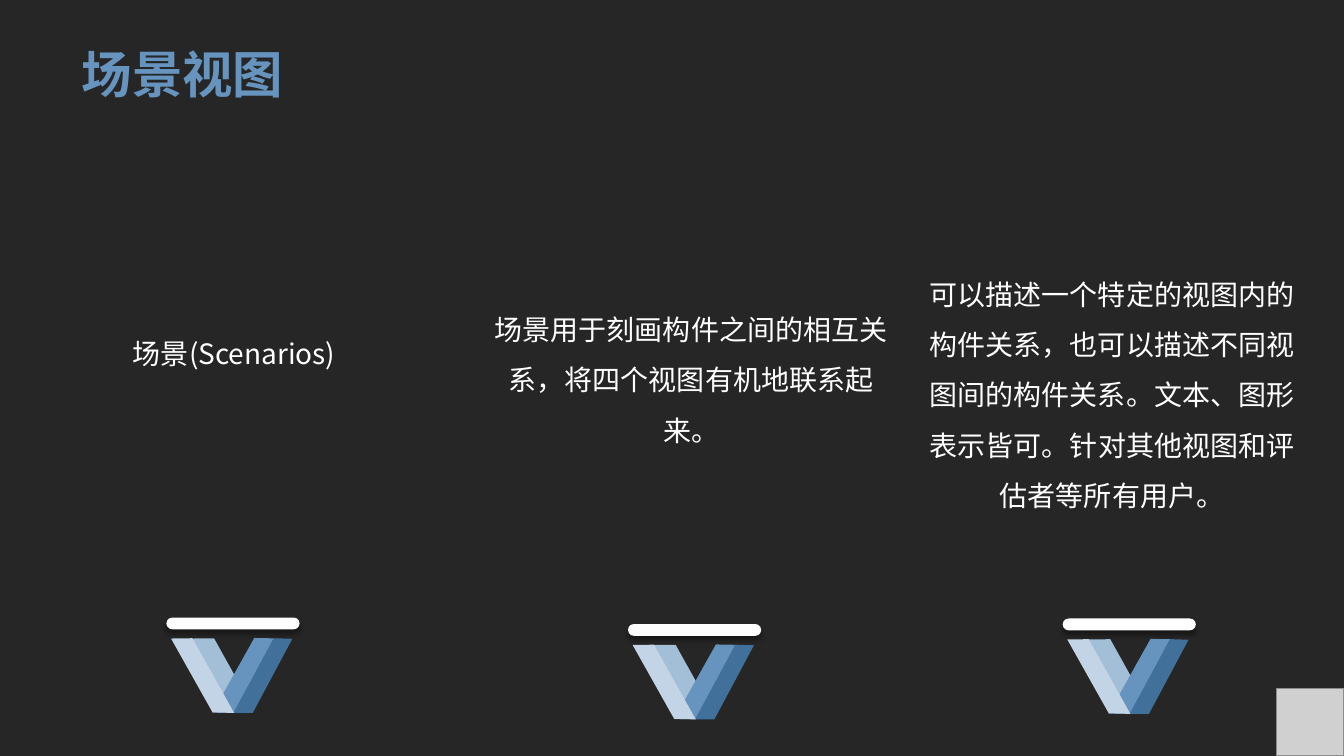
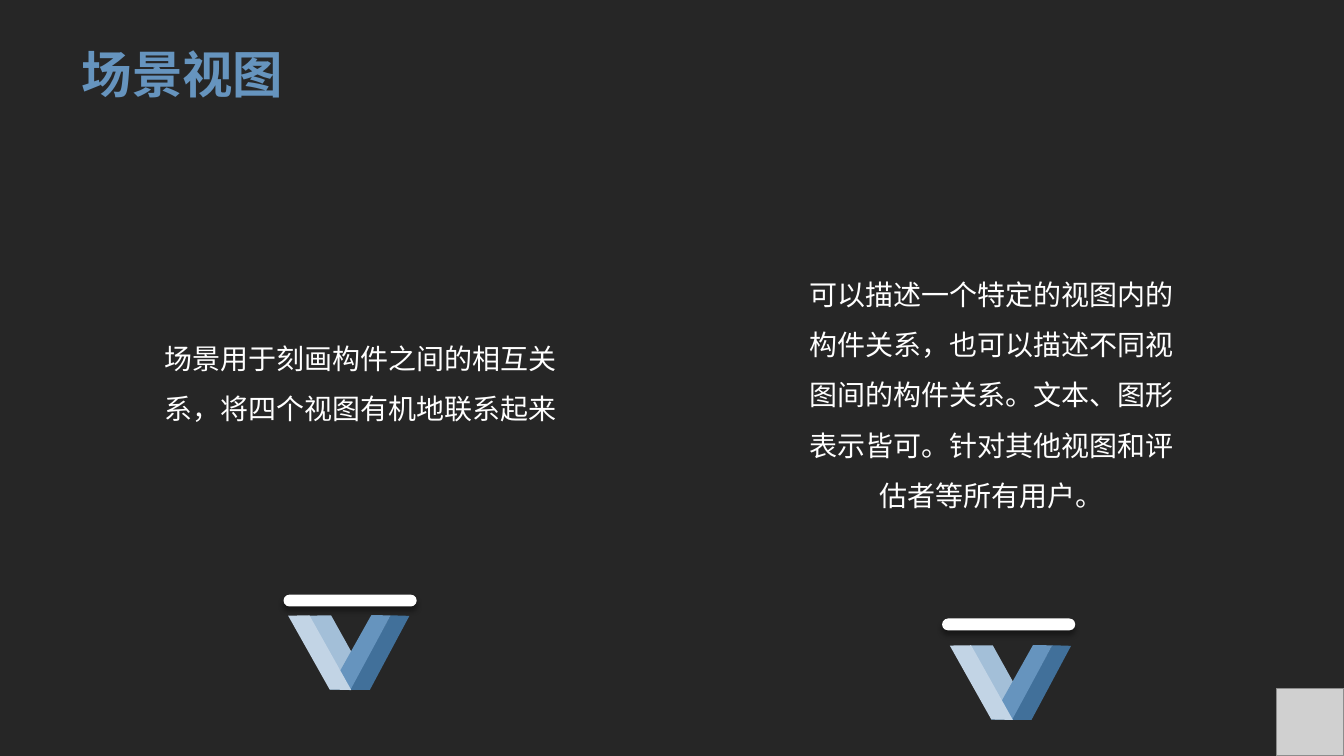
Before and after one commit to ToryXu0407/Project_yc, a slide deck: slide 17 of 翻转课堂/翻转课堂4+1View.pptx. Drawn at 1344x756 pixels with LibreOffice and Linux fonts; fonts in the diff are those of the drawing; grey boxes stand for pictures. Boxes give left, top, right and bottom in pixels: in the first picture for what was removed or moved away, otherwise in the second. Text is boxed around its words. In the diff, an @@ line names an element or a change of style, - is before the commit and + after.

```diff
--- a/翻转课堂/翻转课堂4+1View.pptx
+++ b/翻转课堂/翻转课堂4+1View.pptx
@@ text "可以描述一个特定的视图内的构件关系，也可以描述不同视图间的构件关系。文本、图形表示皆可。针对其他视图和评估者等所有用户。": place and size @@
-text "可以描述一个特定的视图内的构件关系，也可以描述不同视图间的构件关系。文本、图形表示皆可。针对其他视图和评估者等所有用户。" at [930, 281, 1295, 509]
+text "可以描述一个特定的视图内的构件关系，也可以描述不同视图间的构件关系。文本、图形表示皆可。针对其他视图和评估者等所有用户。" at [809, 281, 1174, 509]
@@ text removed at [133, 340, 335, 370] @@
-场景(Scenarios)
@@ text at [164, 345, 557, 422]: text changed @@
-场景用于刻画构件之间的相互关系，将四个视图有机地联系起来。
+场景用于刻画构件之间的相互关系，将四个视图有机地联系起来
@@ rounded rectangle removed at [166, 618, 299, 630] @@
@@ 4 freeform shapes, 1 rounded rectangle: place and size @@
-4 freeform shapes, 1 rounded rectangle at [628, 624, 761, 730]
+4 freeform shapes, 1 rounded rectangle at [283, 595, 416, 699]
@@ rounded rectangle: place and size @@
-rounded rectangle at [1063, 619, 1196, 631]
+rounded rectangle at [943, 619, 1076, 631]
@@ group removed at [171, 629, 294, 722]: 4 freeform shapes @@
@@ 4 freeform shapes: place and size @@
-4 freeform shapes at [1068, 630, 1191, 723]
+4 freeform shapes at [950, 636, 1073, 730]
```
Also in this commit, not shown: 12 other slides changed, 8 slides added.
